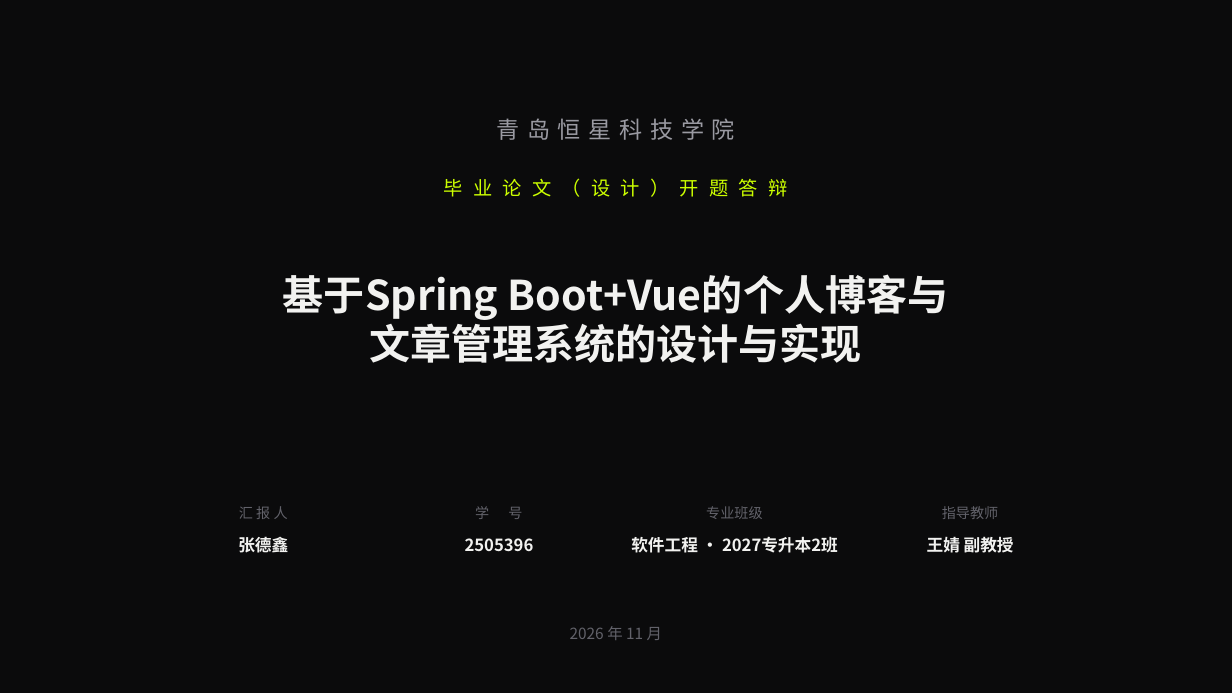
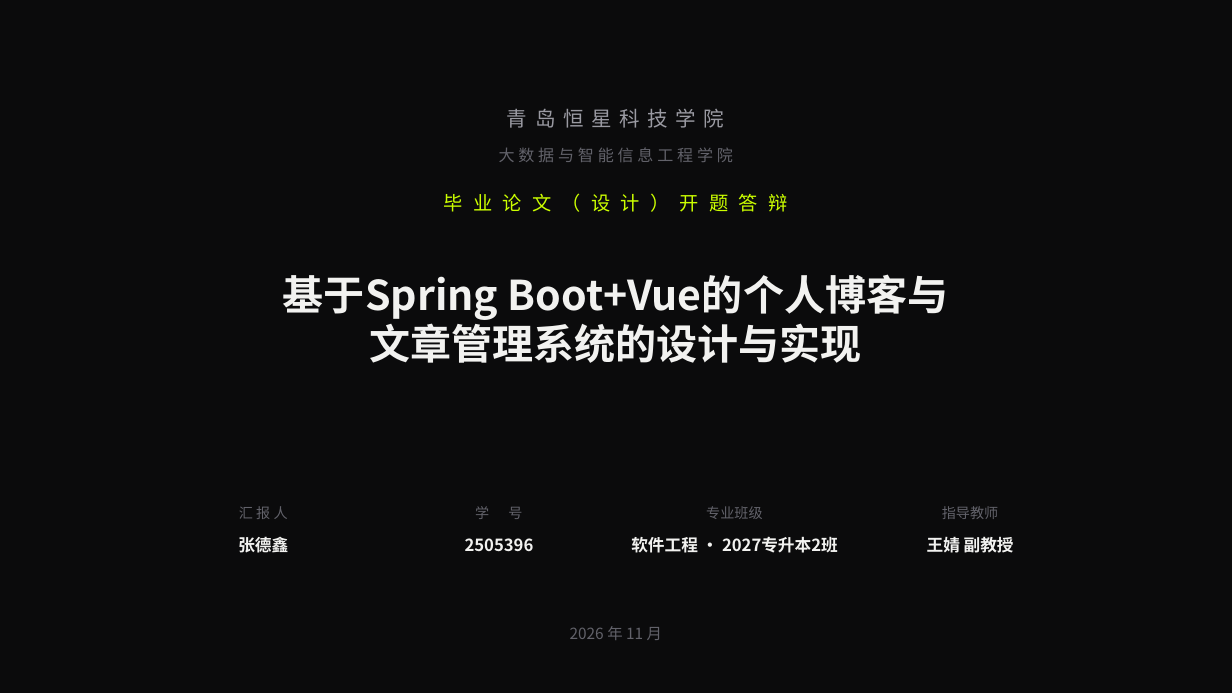
Before and after one commit to lggyx/inkpress2agent, a slide deck: slide 1 of docs/PPT/InkPress开题答辩PPT.pptx. Drawn at 1232x693 pixels with LibreOffice and Linux fonts; fonts in the diff are those of the drawing. Boxes give left, top, right and bottom in pixels: in the first picture for what was removed or moved away, otherwise in the second. Text is boxed around its words. In the diff, an @@ line names an element or a change of style, - is before the commit and + after.

Commit message:
docs(开题): 补齐任务书口径并修复表单生成链（材料改版）
- 开题报告 md：填入学生信息，新增智能检索研究重点与关键问题第 5 条，研究方法补需求访谈/问卷调研与 UML 用例图/活动图，进度补性能测试

- 开题答辩 PPT：封面补学院名称，S5/S7/S8 补调研方法与性能测试口径

- build_forms.py：剥离 Markdown ** 标记泄漏，进度段同步性能测试

- consistency_check.py：改为任务书 12 周设计期与材料 26 周全程双向核对

- tmp/：压测工具与验证脚本、两组实测数据归档；.gitignore 排除 .zcode/ 与 __pycache__/

```diff
--- a/docs/PPT/InkPress开题答辩PPT.pptx
+++ b/docs/PPT/InkPress开题答辩PPT.pptx
@@ text "青岛恒星科技学院": place and size @@
-text "青岛恒星科技学院" at [496,118,735,140]
+text "青岛恒星科技学院" at [507,109,725,128]
@@ text "青岛恒星科技学院" at [507,109,725,128]: size 18 to 16 pt @@
@@ text added at [499,147,733,162], 12.5 pt, text #62626A @@
+大数据与智能信息工程学院
@@ text "毕业论文（设计）开题答辩": place and size @@
-text "毕业论文（设计）开题答辩" at [444,179,787,197]
+text "毕业论文（设计）开题答辩" at [444,194,787,212]
```
Also in this commit, not shown: 2 other slides changed, 21 other files.
